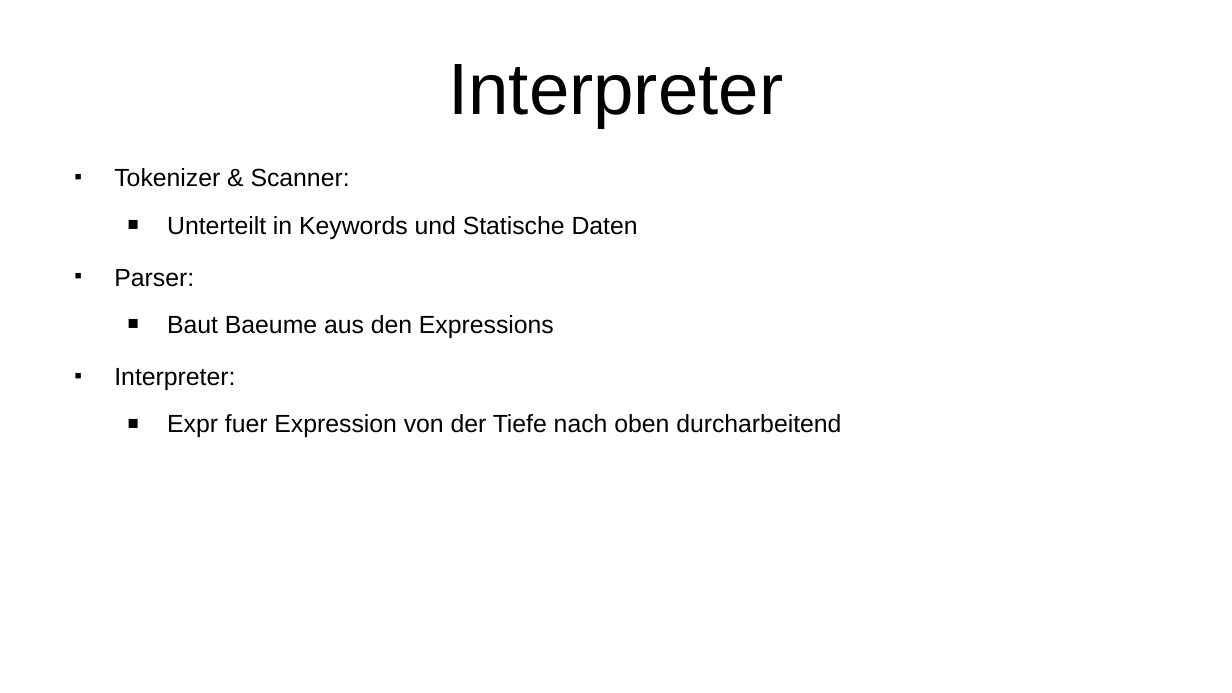
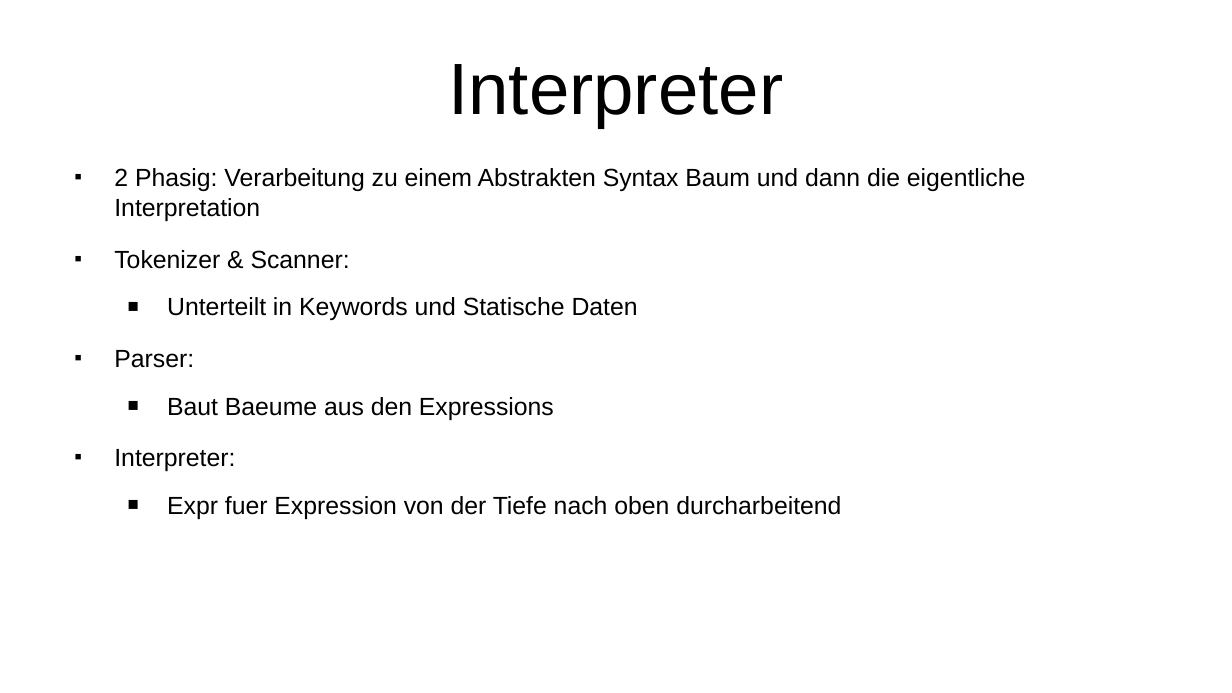
Before and after one commit to Iquiji/little-schemer-talk, a slide deck: slide 4 of Talk Engineering Day 2-6-2022.odp. Drawn at 1232x693 pixels with LibreOffice and Linux fonts; fonts in the diff are those of the drawing. Boxes give left, top, right and bottom in pixels: in the first picture for what was removed or moved away, otherwise in the second. Text is boxed around its words. In the diff, an @@ line names an element or a change of style, - is before the commit and + after.

```diff
--- a/Talk Engineering Day 2-6-2022.odp
+++ b/Talk Engineering Day 2-6-2022.odp
@@ text at (x1=114, y1=168, x2=1025, y2=221): paragraph added @@
+■ 2 Phasig: Verarbeitung zu einem Abstrakten Syntax Baum und dann die eigentliche Interpretation
```
Also in this commit, not shown: 4 slides added.
